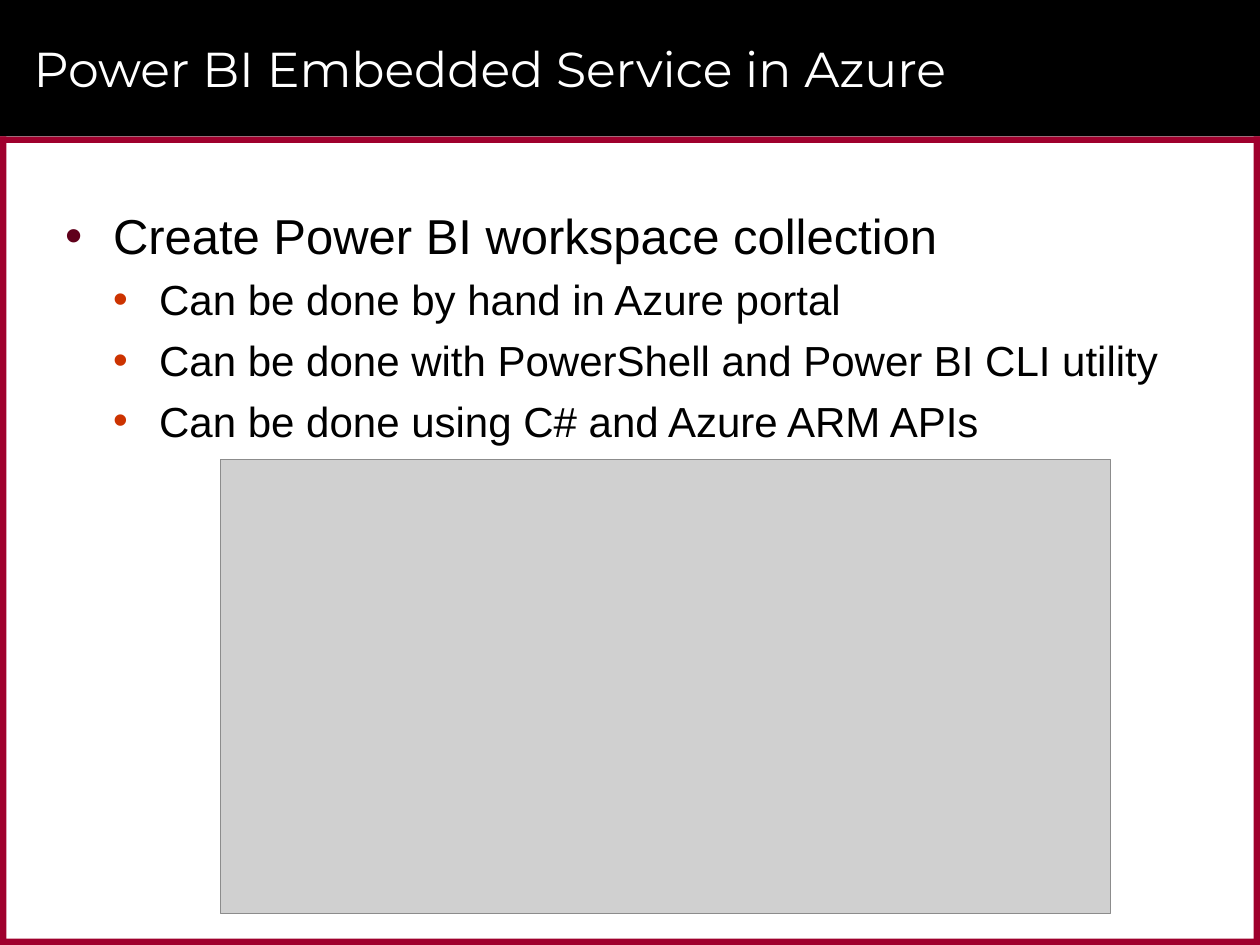
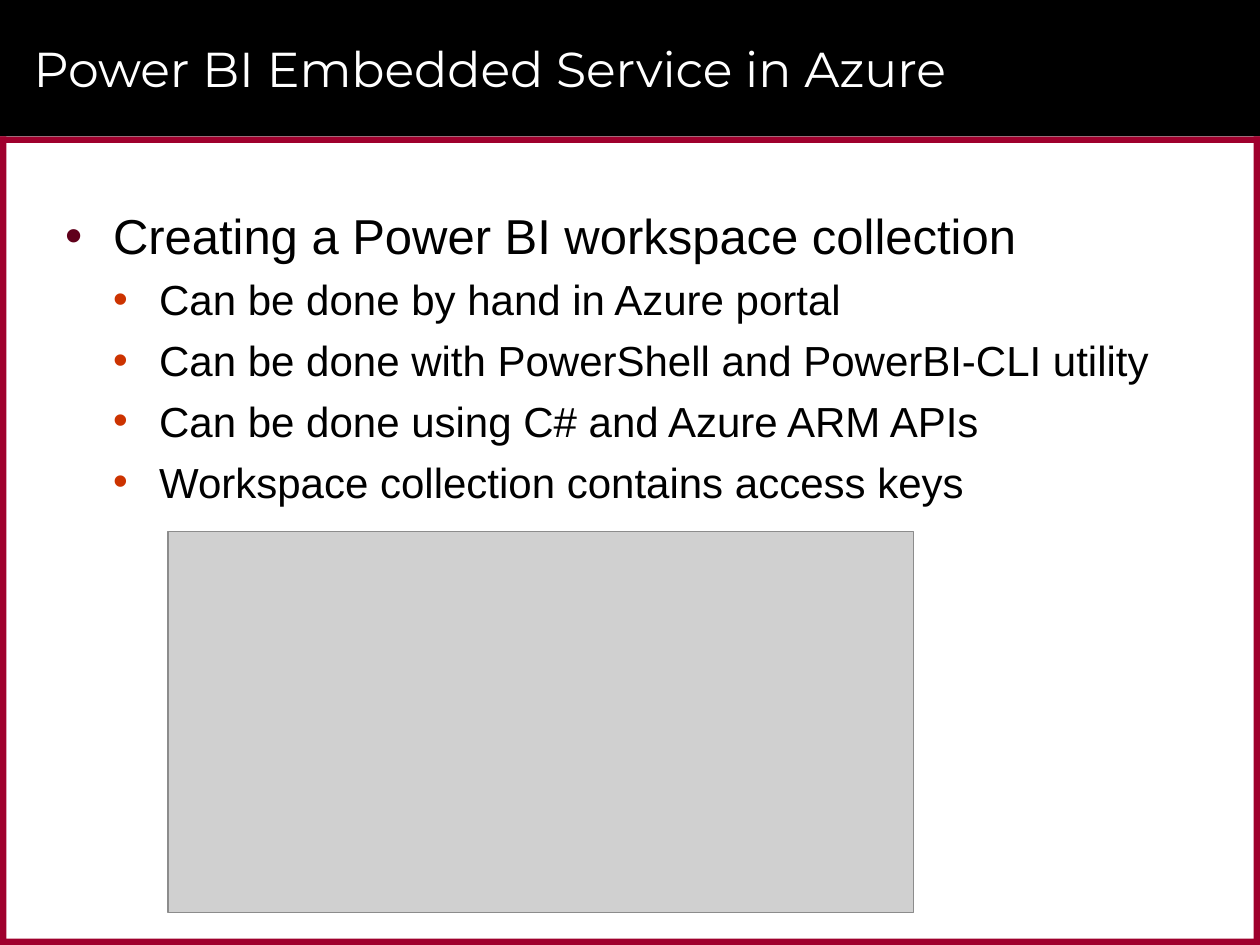
Before and after one commit to CriticalPathTraining/PowerBiEmbedded, a slide deck: slide 13 of Developing Custom Applications using Power BI Embedded.pptx (slide 18 before the commit). Drawn at 1260x945 pixels with LibreOffice and Linux fonts; fonts in the diff are those of the drawing; grey boxes stand for pictures; background and template pictures are left out. Boxes give left, top, right and bottom in pixels: in the first picture for what was removed or moved away, otherwise in the second. Text is boxed around its words. In the diff, an @@ line names an element or a change of style, - is before the commit and + after.

```diff
--- a/Developing Custom Applications using Power BI Embedded.pptx
+++ b/Developing Custom Applications using Power BI Embedded.pptx
@@ text at [113,218,1016,264]: text changed @@
-• Create Power BI workspace collection
+• Creating a Power BI workspace collection
@@ text at [159,345,1149,384]: text changed @@
-  • Can be done with PowerShell and Power BI CLI utility
+  • Can be done with PowerShell and PowerBI-CLI utility
@@ text at [159,467,963,506]: paragraph added @@
+  • Workspace collection contains access keys
@@ picture: place and size @@
-picture at [220,459,1110,914]
+picture at [168,532,914,912]
```
Also in this commit, not shown: 19 other slides changed, 3 slides added, 8 slides removed, 4 other files.
